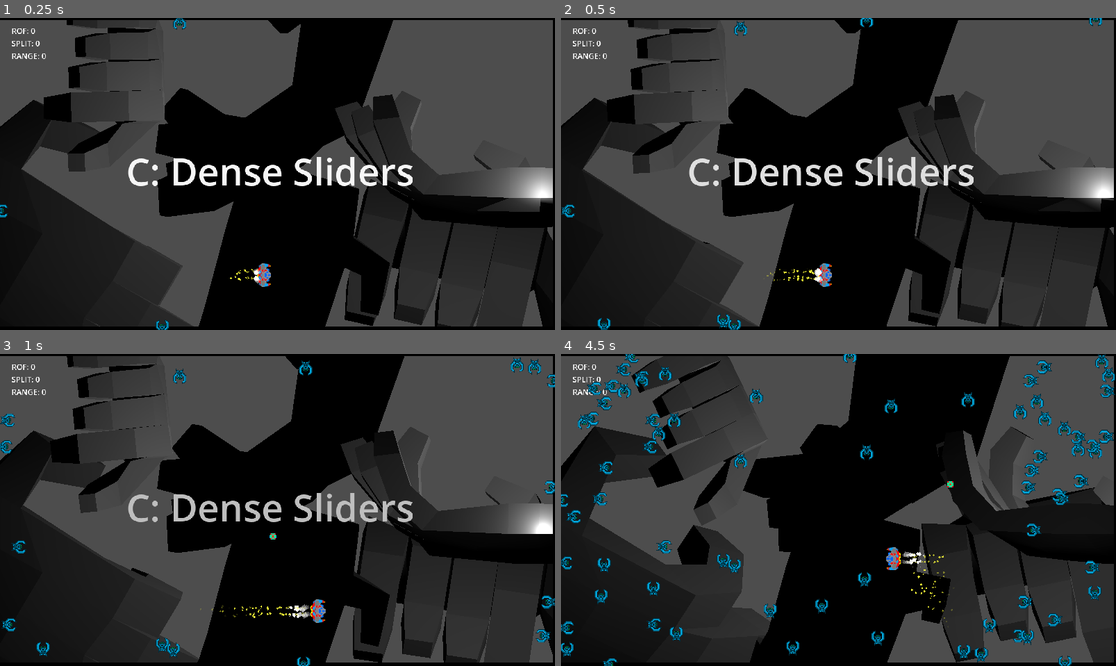
Above: before the commit, frames 1-4 (two rows, left to right).
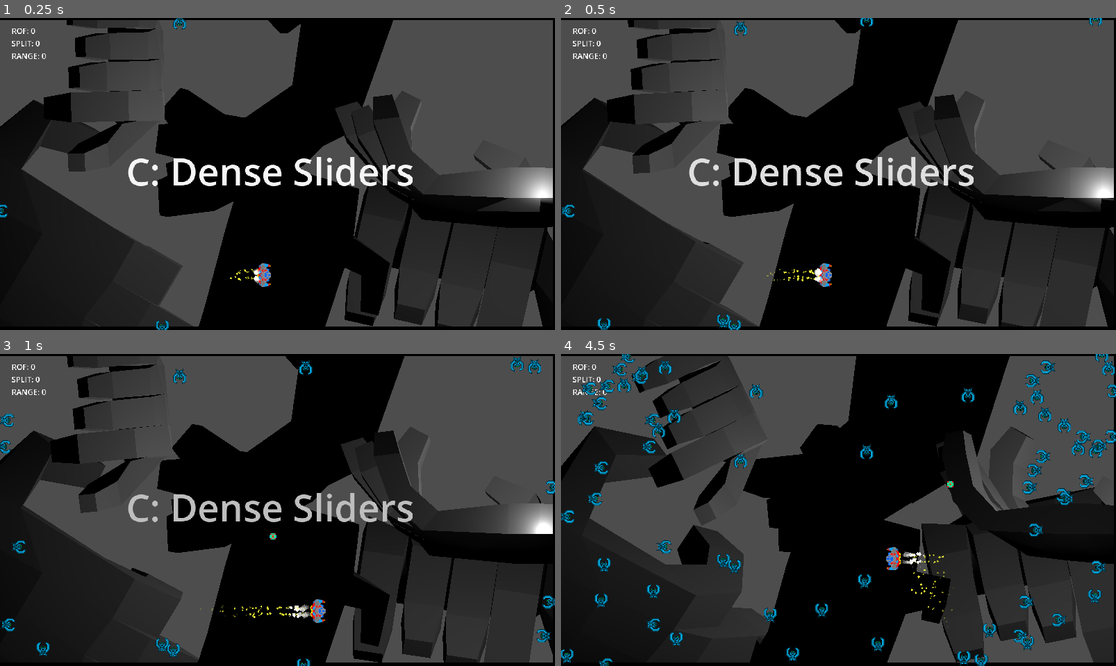
Above: after the commit, the same moments.

Repository: gamkedo-la/AttackStackCharlie
Game: Godot game, scene res://Levels/TestLevelC.tscn
The game is run twice, just before and just after one commit, with the same random seed, the same clock (stepped at 60 frames per second) and the same inputs. This scene is started directly instead of the project's main scene. Sound files missing from this copy of the repository are replaced by a short silence.
Inputs:
- Up to frame 1 (0.25 s): no input
- Up to frame 2 (0.5 s): no input
- Up to frame 3 (1 s): hold D (move right) from 0.53 s (still down); hold Space (shoot) from 0.53 s (still down)
- Up to frame 4 (4.5 s): release D (move right) at 1.28 s; release Space (shoot) at 1.28 s; hold S (move down) 1.28-2.03 s; tap Space (shoot) at 1.35, 2.85, 4.35 s; hold D (move right) 2.03-2.78 s; hold Space (shoot) 2.03-2.78 s; hold W (move up) 2.78-3.53 s; hold Space (shoot) 3.53-4.28 s; hold A (move left) from 3.53 s (still down)

Frame 1 is identical in both runs. In frame 2, less than 0.1% of the frame differs, in the area x 30-98%, y 0-100%; in frame 3, 0.5%; in frame 4, 5.4%, in the area x 0-100%, y 0-100%.

Commit message:
Player losing now clears any spawned enemies

Diff:
--- a/Globals/SceneManager.gd
+++ b/Globals/SceneManager.gd
@@ -32,6 +32,8 @@
 	get_tree().change_scene_to_file(Scenes[sceneAlias])
 
 func RestartScene() -> void:
+	for enemy in get_tree().get_nodes_in_group("enemies"):
+		enemy.queue_free()
 	get_tree().reload_current_scene()
 
 func QuitGame() -> void:
--- a/Levels/TestLevelC.tscn
+++ b/Levels/TestLevelC.tscn
@@ -17,9 +17,9 @@
 "scene": "EvilSlider",
 "weight": 1
 }])
-minRespawnTime = 0.03
+minRespawnTime = 0.04
 maxRespawnTime = 0.07
-maxEnemies = 400
+maxEnemies = 350
 
 [node name="Powerups (pre-placed)" type="Node2D" parent="."]
 
